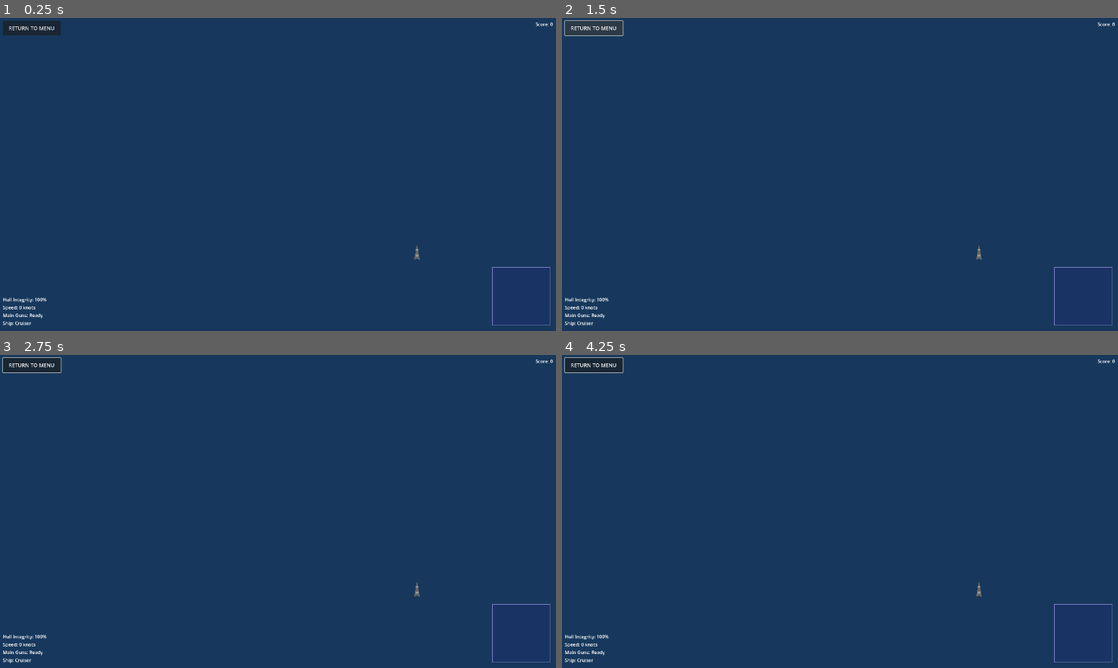
Above: before the commit, frames 1-4 (two rows, left to right).
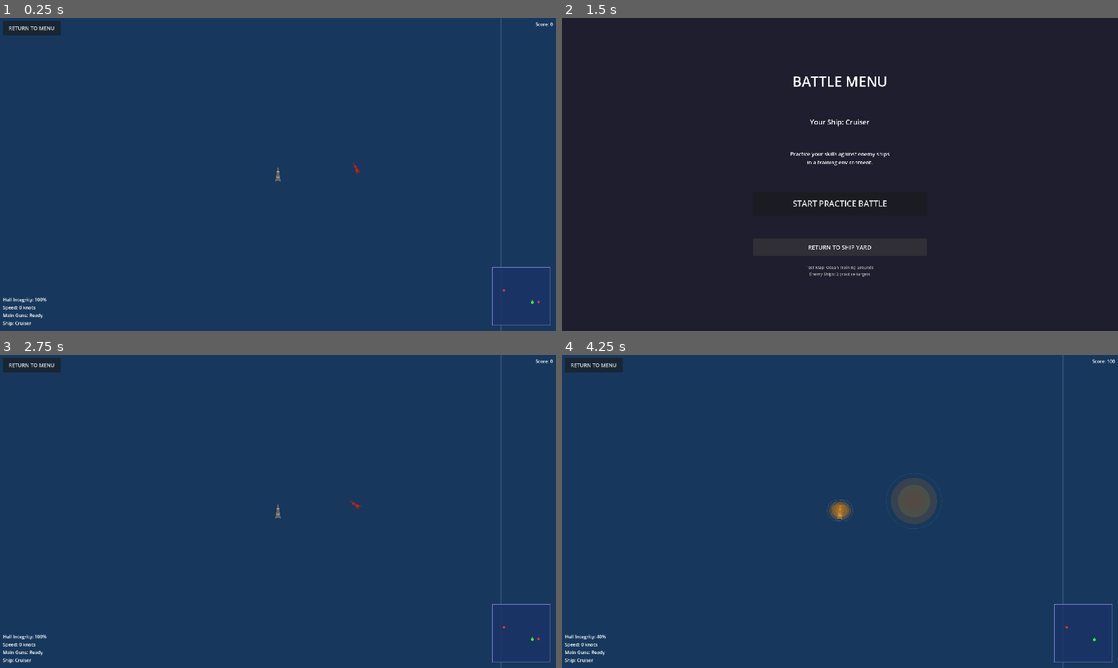
Above: after the commit, the same moments.

Repository: Hellboy20151011/Navalwars
Game: Godot game, scene res://scenes/main.tscn
Two runs of this game, one before a commit and one after it. Both use one fixed random seed, a clock stepped at 60 frames per second and the inputs below. This scene is started directly instead of the project's main scene.
Inputs (mouse positions are in pixels of both pictures, inside the frame that each line leads up to):
- Up to frame 1 (0.25 s): no input
- Up to frame 2 (1.5 s): tap Enter at 0.5 s; move the mouse to (962, 158) at 0.52 s; hold D (turn_right) 0.53-1.25 s; tap Space (fire_main_guns) at 0.6 s; click "RETURN TO MENU" at 1.25 s
- Up to frame 3 (2.75 s): click (278, 539) at 2 s, where only the run after the commit has a clickable "START PRACTICE BATTLE"
- Up to frame 4 (4.25 s): move the mouse to (728, 527) at 2.77 s; hold S (move_backward) 2.78-3.53 s; click (728, 527) at 2.85 s; move the mouse to (895, 442) at 3.52 s; press the mouse at (895, 442) at 3.53 s; hold D (turn_right) from 3.53 s (still down)

The runs differ from the first frame. In frame 1, 0.2% of the frame differs, in the area x 49-98%, y 0-100%; in frame 2, 100%, in the area x 0-100%, y 0-100%; in frame 3, 0.3%; in frame 4, 1.5%.
Error before the commit: Parse Error: Could not preload resource script "res://scripts/ship_classes.gd". (res://scripts/enemy_ship.gd:28)

Commit message:
Fix: Rename reserved keyword class_name to ship_name in ship_classes.gd
Co-authored-by: Hellboy20151011 <189905498+Hellboy20151011@users.noreply.github.com>

Diff:
--- a/scripts/enemy_ship.gd
+++ b/scripts/enemy_ship.gd
@@ -44,7 +44,7 @@
 	# Get ship class data and apply to this enemy ship
 	var class_data = ship_classes.get_ship_class_data(ship_class)
 
-	ship_class_name = class_data.class_name
+	ship_class_name = class_data.ship_name
 	max_health = class_data.max_health
 	max_speed = class_data.max_speed
 	acceleration = class_data.acceleration
--- a/scripts/ship.gd
+++ b/scripts/ship.gd
@@ -49,7 +49,7 @@
 	# Get ship class data and apply to this ship
 	var class_data = ship_classes.get_ship_class_data(ship_class)
 
-	ship_class_name = class_data.class_name
+	ship_class_name = class_data.ship_name
 	max_health = class_data.max_health
 	max_speed = class_data.max_speed
 	acceleration = class_data.acceleration
--- a/scripts/ship_classes.gd
+++ b/scripts/ship_classes.gd
@@ -11,7 +11,7 @@
 
 # Ship class data structure
 class ShipClassData:
-	var class_name: String
+	var ship_name: String
 	var max_health: int
 	var max_speed: float
 	var acceleration: float
@@ -36,7 +36,7 @@
 		p_detection_range: float,
 		p_ship_color: Color
 	):
-		class_name = p_class_name
+		ship_name = p_class_name
 		max_health = p_max_health
 		max_speed = p_max_speed
 		acceleration = p_acceleration
